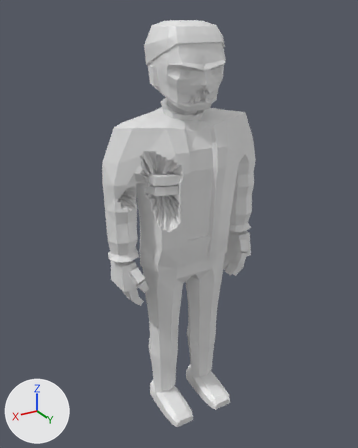
Before and after pictures for a commit that changed the glTF model assets/models/zombie_office_m_b2.glb.
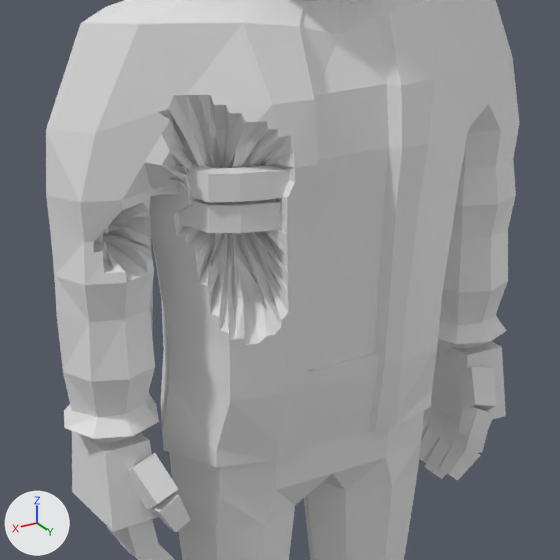
Each version is shown whole from a camera (50 mm lens) standing at (1.16, 1.888, 1.974) and looking at (0.021, -0.011, 1.024), then close up on the part from 24% to 75% of the width and 27% to 67% of the height. Every picture has the same lights, and +X, +Y and +Z are marked at lower left. The last two pictures show the newer version. Vertices at exactly the same position are counted once.

In view in the first close-up: 'zombie_office_m_b2'.
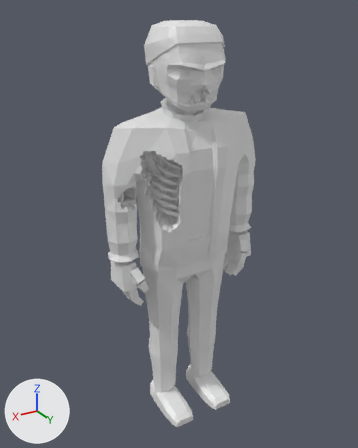
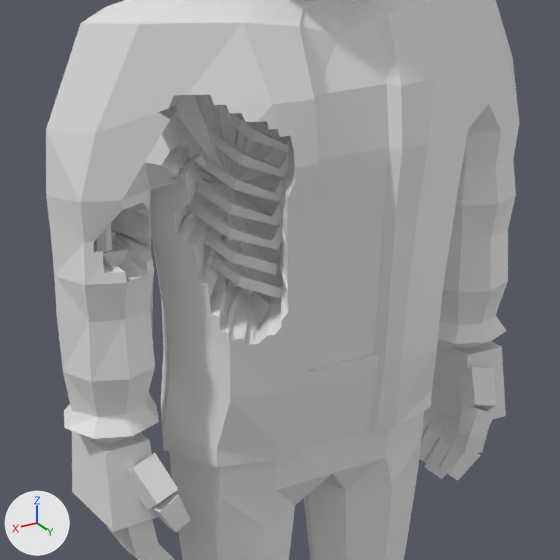
Pixel boxes [x1, y1, x2, y2] of what changed, in the close-ups (560 x 560 px; the box of a moved part takes in the faces that stretch with it):
part 1 of me_zombie_office_m_b2, added
    after: [94, 242, 129, 266]
part 2 of me_zombie_office_m_b2, added
    after: [195, 177, 282, 226]
part 3 of me_zombie_office_m_b2, added
    after: [187, 197, 283, 250]
part 4 of me_zombie_office_m_b2, added
    after: [204, 229, 278, 275]
part 5 of me_zombie_office_m_b2, added
    after: [204, 247, 283, 299]
part 6 of me_zombie_office_m_b2, moved or reshaped
    before: [98, 95, 295, 345]
    after: [94, 95, 295, 345]

Diff of the bpy script that builds the scene:
```diff
--- a/assets/models/zombie_office_m_b2.glb.py
+++ b/assets/models/zombie_office_m_b2.glb.py
@@ me_zombie_office_m_b2 @@
 # used by ob_zombie_office_m_b2; location = (0.0, 0.0, 0.0)
-me_zombie_office_m_b2.from_pydata(...)  # 2207 vertices, 4272 faces; spans x -0.41..0.41, y -0.16..0.22, z 0.0..1.94
+me_zombie_office_m_b2.from_pydata(...)  # 2387 vertices, 4596 faces; spans x -0.41..0.41, y -0.16..0.22, z 0.0..1.94
+# me_zombie_office_m_b2 part 1: a new loose piece, a box spanning x 0.292..0.36, y -0.021..0.015, z 1.172..1.204
+# me_zombie_office_m_b2 part 2: a new loose piece of 28 vertices spanning x 0.01..0.17, y -0.1..0.1, z 1.22..1.35
+# me_zombie_office_m_b2 part 3: a new loose piece of 28 vertices spanning x 0.01..0.18, y -0.1..0.1, z 1.18..1.32
+# me_zombie_office_m_b2 part 4: a new loose piece of 24 vertices spanning x 0.02..0.18, y -0.09..0.08, z 1.15..1.26
+# me_zombie_office_m_b2 part 5: a new loose piece of 24 vertices spanning x 0.02..0.17, y -0.09..0.09, z 1.11..1.22
+# me_zombie_office_m_b2 part 6: 285 vertices moved from x 0.04..0.36, y -0.11..0.15, z 1.11..1.39 to x 0.01..0.38, y -0.1..0.11, z 1.07..1.47; 12 vertices removed from x 0.04..0.35, y -0.02..0.13, z 1.19..1.28; 72 vertices added at x 0.01..0.37, y -0.1..0.1, z 1.18..1.47
+# other edits to the shape of me_zombie_office_m_b2 do not show in these pictures
```
